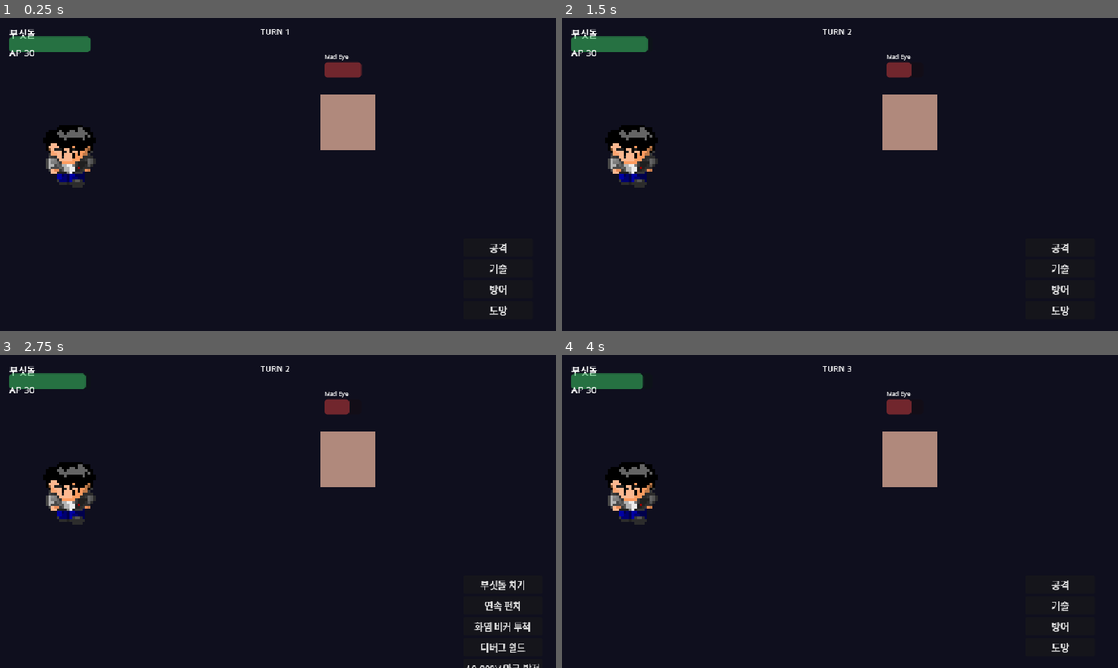
Above: before the commit, frames 1-4 (two rows, left to right).
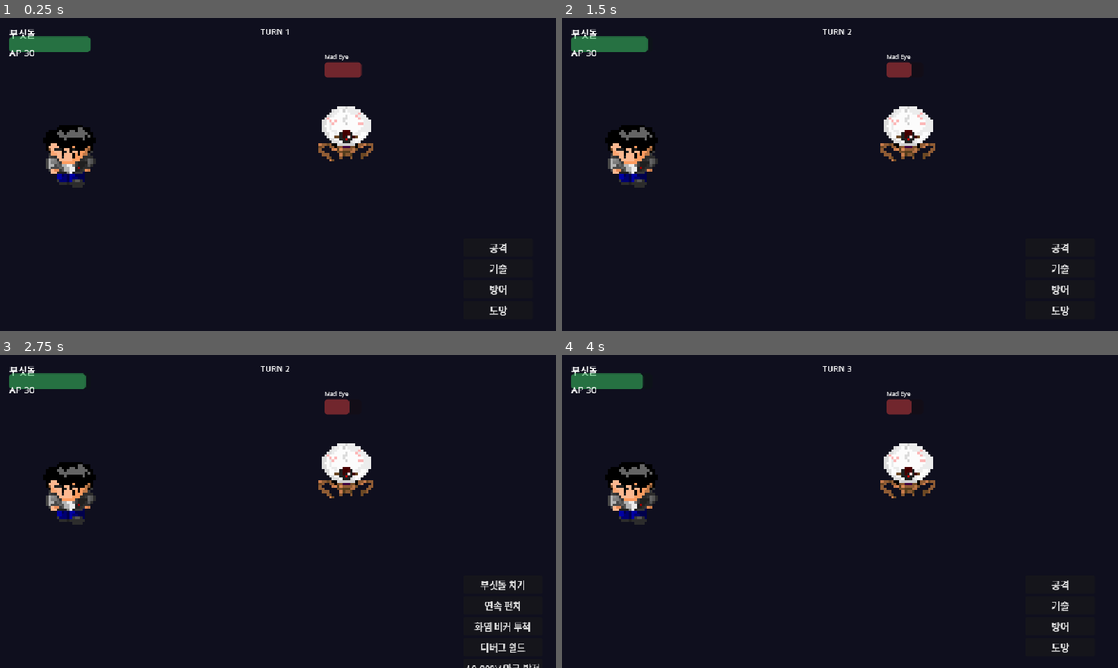
Above: after the commit, the same moments.

Repository: omempty/busidol
Game: Godot game, scene res://scenes/battle.tscn
The game is run twice, just before and just after one commit, with the same random seed, the same clock (stepped at 60 frames per second) and the same inputs. This scene is started directly instead of the project's main scene.
Inputs (mouse positions are in pixels of both pictures, inside the frame that each line leads up to):
- Up to frame 1 (0.25 s): no input
- Up to frame 2 (1.5 s): click "공격" at 0.5 s; tap Enter (menu) at 1.25 s; move the mouse to (962, 158) at 1.27 s; hold Right (move_right) from 1.28 s (still down); hold Space (interact) from 1.28 s (still down); click (962, 158) at 1.42 s
- Up to frame 3 (2.75 s): release Right (move_right) at 2 s; release Space (interact) at 2 s; click "기술" at 2 s
- Up to frame 4 (4 s): click "부싯돌 치기" at 2.75 s; drag from (728, 527) to (812, 574) at 3.52 s

The runs differ from the first frame. In frame 1, 1.9% of the frame differs, in the area x 57-68%, y 24-46%; in frame 2, 1.9%; in frame 3, 1.9%; in frame 4, 1.9%.

Commit message:
feat: 필드·전투 적 시트 반입 — EnemyEntity SpriteSets화 + 프리젠터 종별 로딩
EnemyEntity: player_placeholder 하드코딩 -> SpriteSets(<species>_original/_remake) 경유,
부재 시 기존 플레이스홀더 폴백 유지. cell_w/cell_h·scale·foot_offset 메타 반영.
BattlePresenter.build_sprites: enemy_count -> enemy_ids(Array[String]) 시그니처 변경,
적을 랜덤색 사각형 대신 종별 시트(행0 정면 1프레임)로 렌더 — 미정착 종(보스 등)은 사각형 폴백.
실효 96px 정규화로 셀 규격 무관 화면 크기 일관.

Ultraworked with [Sisyphus](https://github.com/code-yeongyu/oh-my-openagent)

Co-authored-by: Sisyphus <clio-agent@sisyphuslabs.ai>

Diff:
--- a/remakes/sidol_godot/src/battle/battle_presenter.gd
+++ b/remakes/sidol_godot/src/battle/battle_presenter.gd
@@ -36,7 +36,9 @@
 
 
 ## 전투 스프라이트 구성 — 플레이어(셀 크기 메타 기반, 비정형 비율 허용) + 적
-func build_sprites(enemy_count: int) -> void:
+## 적은 종별 시트(SpriteSets — <species>_original/_remake)를 사용하며,
+## 시트 미정착 종(보스 등 신규 창작 대상)은 기존 플레이스홀더 사각형 폴백.
+func build_sprites(enemy_ids: Array[String]) -> void:
 	player_sprite = Sprite2D.new()
 	var cs := _player_cell_size()
 	var ptex: Texture2D = load(str(_resolved_player()["sheet"]))
@@ -51,16 +53,31 @@
 	player_sprite.set_meta(&"base_pos", player_sprite.position)
 	_root.add_child(player_sprite)
 
-	for i in enemy_count:
+	for i in enemy_ids.size():
 		var es := Sprite2D.new()
-		# 적 아트는 LLM 리메이크 파이프라인(assets/raw/llm → 30_packed) 확정 후 교체.
-		# 원본 bmp(originals_ref)는 참조자료로 격하돼 임포트 불가 — 로드 시도 시
-		# 매 전투 ERROR 스팸이 발생하므로 플레이스홀더만 생성한다(8/25 스윕 발견).
-		var img := Image.create(64, 64, false, Image.FORMAT_RGBA8)
-		img.fill(Color(randf_range(0.5, 1.0), randf_range(0.2, 0.6), randf_range(0.2, 0.5)))
-		es.texture = ImageTexture.create_from_image(img)
+		var node_scale := 1.5  # 폴백(64px 사각형) 기본 배율 — 기존 값 유지
+		var paths := SpriteSets.character_sheet(StringName(enemy_ids[i]), true)
+		if not str(paths["sheet"]).is_empty():
+			var meta: Dictionary = {}
+			var raw: Variant = JSON.parse_string(FileAccess.get_file_as_string(str(paths["meta"])))
+			if typeof(raw) == TYPE_DICTIONARY:
+				meta = raw
+			var cell := float(meta.get("cell_w", meta.get("cell", 64)))
+			var meta_scale := maxf(float(meta.get("scale", 1.0)), 0.01)
+			var tex: Texture2D = load(str(paths["sheet"]))
+			if tex != null:
+				var eat := AtlasTexture.new()
+				eat.atlas = tex
+				eat.region = Rect2(0, 0, cell, cell)  # 행 0 = 정면(walk_down) 1프레임
+				es.texture = eat
+				# 실효 크기 정규화 — 셀×스케일 무관하게 화면상 크기 일관
+				node_scale = BATTLE_PLAYER_CELL_PX / (cell * meta_scale)
+		if es.texture == null:
+			var img := Image.create(64, 64, false, Image.FORMAT_RGBA8)
+			img.fill(Color(randf_range(0.5, 1.0), randf_range(0.2, 0.6), randf_range(0.2, 0.5)))
+			es.texture = ImageTexture.create_from_image(img)
 		es.position = Vector2(600 + i * 100, 180)
-		es.scale = Vector2(1.5, 1.5)
+		es.scale = Vector2.ONE * node_scale
 		es.set_meta(&"base_pos", es.position)
 		_root.add_child(es)
 		enemy_sprites.append(es)
--- a/remakes/sidol_godot/src/battle/battle_scene_controller.gd
+++ b/remakes/sidol_godot/src/battle/battle_scene_controller.gd
@@ -57,7 +57,7 @@
 	_presenter = BattlePresenter.new()
 	add_child(_presenter)
 	_presenter.setup(self)
-	_presenter.build_sprites(enemies.size())
+	_presenter.build_sprites(_enemy_ids)
 
 	_runner = ChoreographyRunner.new()
 	add_child(_runner)
--- a/remakes/sidol_godot/src/entities/enemy_entity.gd
+++ b/remakes/sidol_godot/src/entities/enemy_entity.gd
@@ -1,6 +1,7 @@
 class_name EnemyEntity
 extends Node2D
 ## 필드 몬스터 데이터+비주얼. 이동 판정은 EnemyManager가 수행(순환 참조 방지).
+## 시트는 SpriteSets 경유(<species>_original/_remake) — 부재 시 플레이스홀더 폴백.
 
 var species_id: StringName
 var display_name := ""
@@ -9,17 +10,30 @@
 var act_interval := 0.25
 var facing := &"down"
 
-const SHEET_PATH := "res://assets/sprites/player_placeholder.png"
-const META_PATH := "res://assets/sprites/player_placeholder.json"
+const FALLBACK_SHEET := "res://assets/sprites/player_placeholder.png"
+const FALLBACK_META := "res://assets/sprites/player_placeholder.json"
+
+var _paths: Dictionary = {}
+var _meta: Dictionary = {}
 
 
 func setup(p_id: StringName, p_cell: Vector2i, tint: Color) -> void:
 	species_id = p_id
 	display_name = String(p_id)
+	# 종별 시트 우선 — 부재 시 플레이스홀더(quiet: 신규 종 미정착은 정상 경로)
+	_paths = SpriteSets.character_sheet(species_id, true)
+	if str(_paths["sheet"]).is_empty():
+		_paths = {"sheet": FALLBACK_SHEET, "meta": FALLBACK_META}
+	var raw: Variant = JSON.parse_string(FileAccess.get_file_as_string(str(_paths["meta"])))
+	if typeof(raw) == TYPE_DICTIONARY:
+		_meta = raw
 	add_child(sprite)
 	sprite.sprite_frames = _build_frames()
 	sprite.animation = &"idle_down"
 	sprite.play()
+	if not _meta.is_empty():
+		sprite.scale = Vector2.ONE * float(_meta.get("scale", 1.0))
+		sprite.offset = Vector2(0.0, SpriteSets.foot_offset(_meta))
 	modulate = tint
 	z_index = 15
 	ShadowBlob.attach(self)
@@ -30,13 +44,14 @@
 
 
 func _build_frames() -> SpriteFrames:
-	var meta: Dictionary = JSON.parse_string(FileAccess.get_file_as_string(META_PATH))
-	var tex: Texture2D = load(SHEET_PATH)
-	var cell_px: int = int(meta["cell"])
+	var tex: Texture2D = load(str(_paths["sheet"]))
+	# 셀 크기: cell_w/cell_h 우선, 구형 단일 cell 호환 (아트 모드별 규격 상이 흡수)
+	var cw: int = int(_meta.get("cell_w", _meta.get("cell", 64)))
+	var ch: int = int(_meta.get("cell_h", _meta.get("cell", 64)))
 	var frames := SpriteFrames.new()
 	frames.remove_animation(&"default")
-	for anim_name: String in meta["animations"]:
-		var a: Dictionary = meta["animations"][anim_name]
+	for anim_name: String in _meta["animations"]:
+		var a: Dictionary = _meta["animations"][anim_name]
 		var anim := StringName(anim_name)
 		frames.add_animation(anim)
 		frames.set_animation_speed(anim, float(a.get("fps", 6)))
@@ -44,6 +59,6 @@
 		for f in int(a["frames"]):
 			var at := AtlasTexture.new()
 			at.atlas = tex
-			at.region = Rect2(f * cell_px, int(a["row"]) * cell_px, cell_px, cell_px)
+			at.region = Rect2(f * cw, int(a["row"]) * ch, cw, ch)
 			frames.add_frame(anim, at)
 	return frames
